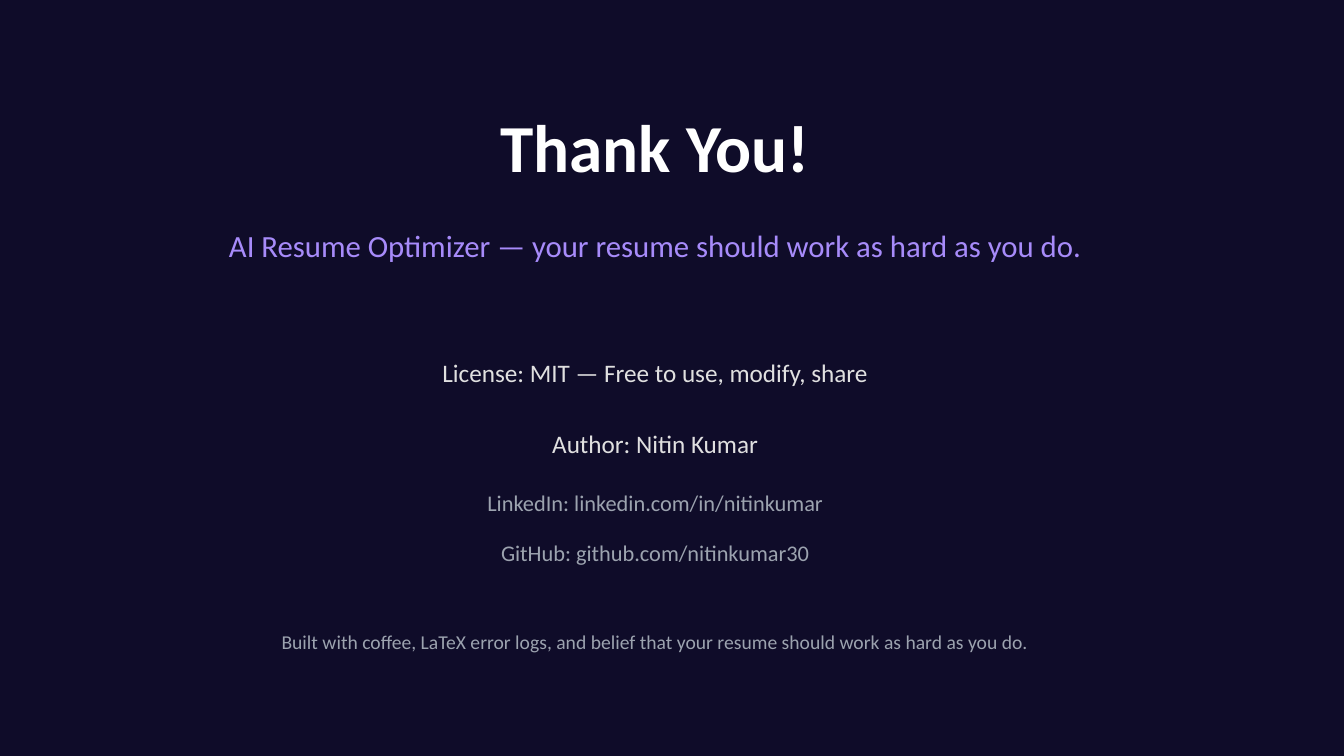
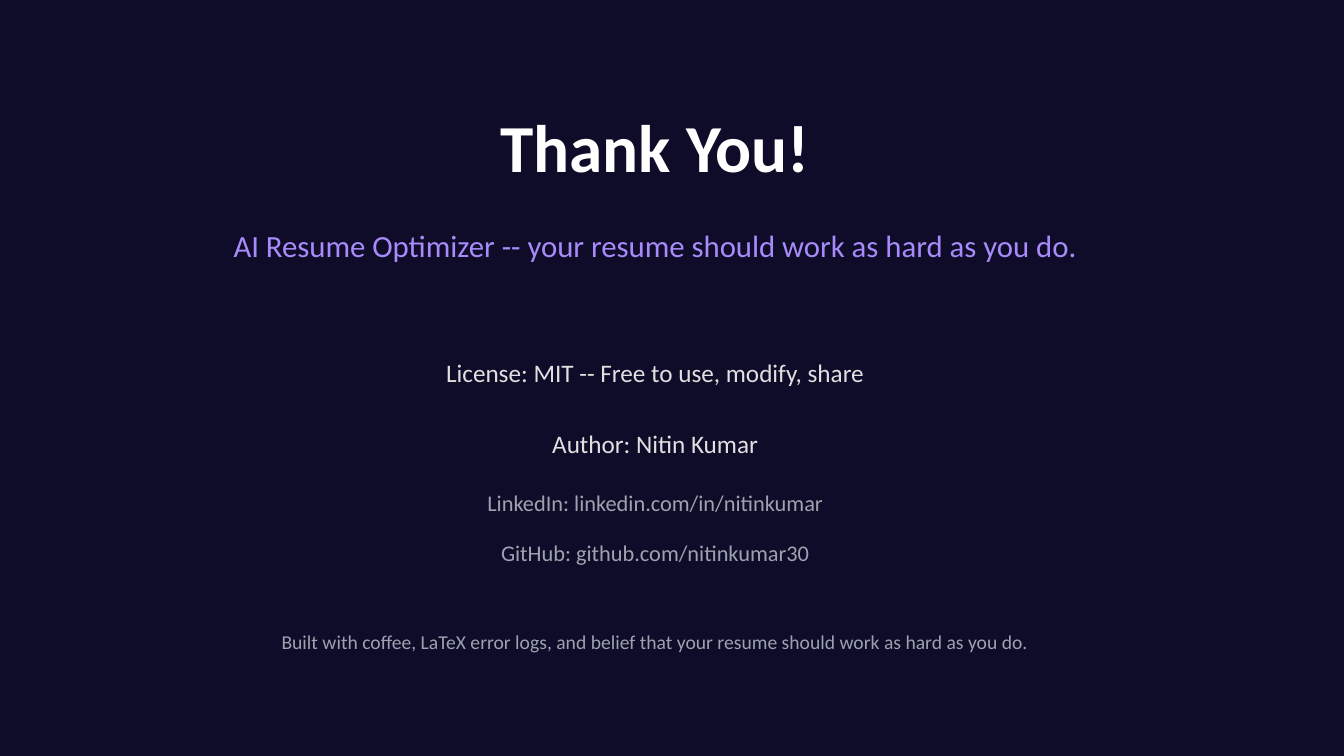
Before and after one commit to nitinkumar30/aiResumeOptimizer, a slide deck: slide 13 of AI_Resume_Optimizer_Presentation.pptx. Drawn at 1344x756 pixels with LibreOffice and Linux fonts; fonts in the diff are those of the drawing. Boxes give left, top, right and bottom in pixels: in the first picture for what was removed or moved away, otherwise in the second. Text is boxed around its words. In the diff, an @@ line names an element or a change of style, - is before the commit and + after.

```diff
--- a/AI_Resume_Optimizer_Presentation.pptx
+++ b/AI_Resume_Optimizer_Presentation.pptx
@@ text at bbox=[234, 235, 1076, 262]: text changed @@
-AI Resume Optimizer — your resume should work as hard as you do.
+AI Resume Optimizer -- your resume should work as hard as you do.
@@ text at bbox=[446, 364, 864, 386]: text changed @@
-License: MIT — Free to use, modify, share
+License: MIT -- Free to use, modify, share
```
Also in this commit, not shown: 4 other slides changed, 1 slide added, 1 slide removed, 2 other files.
